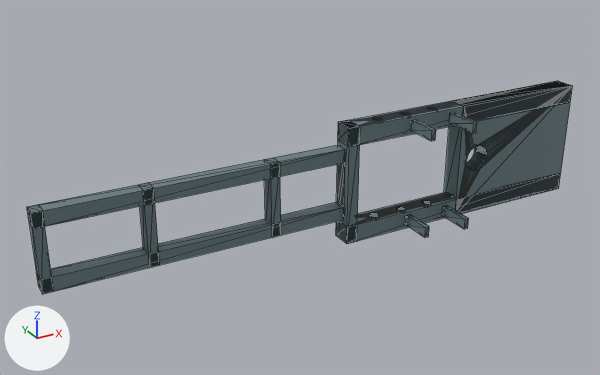
A saved change to the glTF model models/bedplate/bedplate.glb.
Before and after are seen from a 50 mm lens placed at (-11.87, -13.78, 6.91), pointed at (-4.35, -0.11, 0.08). Every picture has the same lights, and +X, +Y and +Z are marked at lower left. The older version comes first. Mesh edges are drawn as thin lines. Vertices at exactly the same position are counted once.

Objects in the first picture: 'bedplate'.
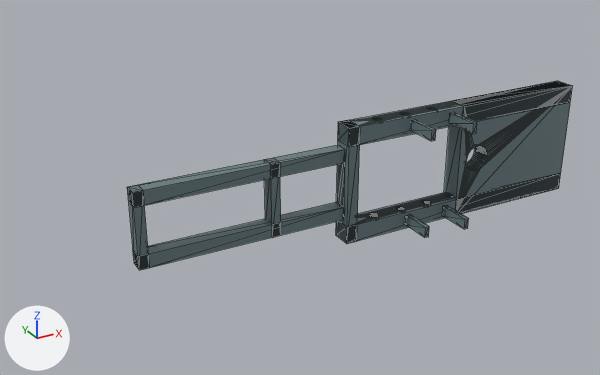
Changed parts and their boxes [x1, y1, x2, y2] in the pictures (600 x 375 px; the box of a moved part takes in the faces that stretch with it):
'bedplate', reshaped (18% narrower, 11% shorter): before [27, 81, 573, 294]; after [127, 81, 573, 270]
part 1 of me_cube, moved or reshaped: before [27, 145, 345, 294]; after [127, 145, 345, 270]

The edits, one by one:
me_cube is used by ob_bedplate; location (-0.35, -0.23, -1.1).
me_cube had 888 vertices, 1716 faces and spanned x -9.35..3.05, y -1.01..0.22, z -0.2..2.4.
me_cube now has 880 vertices, 1704 faces and spans x -7.55..3.05, y -1.01..0.22, z -0.2..2.4.
Part 1, on me_cube:
8 vertices are removed from x -9.15..-7.15, y -0.08..0.22, z 0.3..1.9.
22 faces are deleted.
12 vertices in x -9.35, y -0.08..0.22, z 0.3..1.9 move by (1.8, 0.0, 0.0).
10 new faces join them, mat_gear_paint (greyish cyan #6b7f85).
